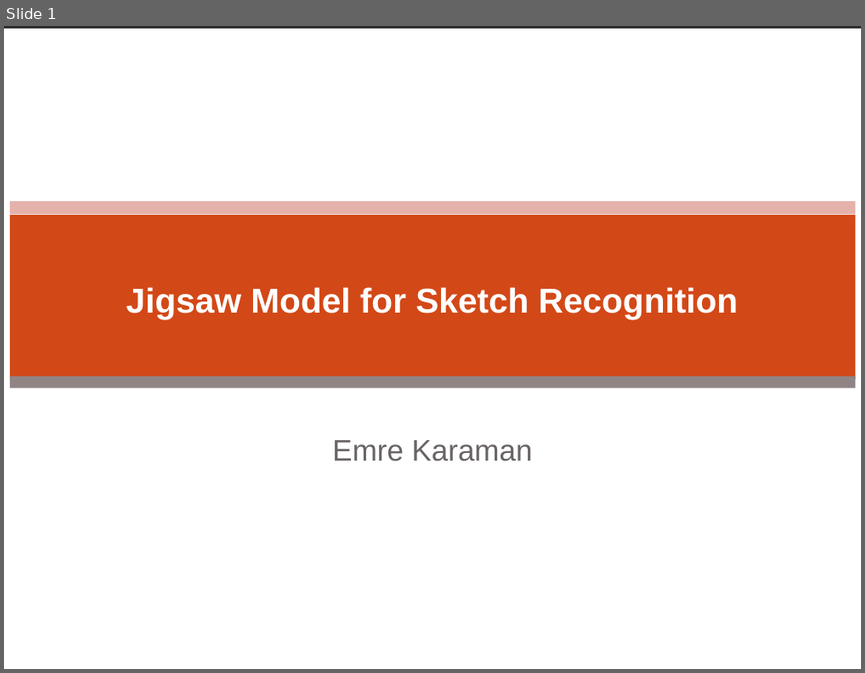
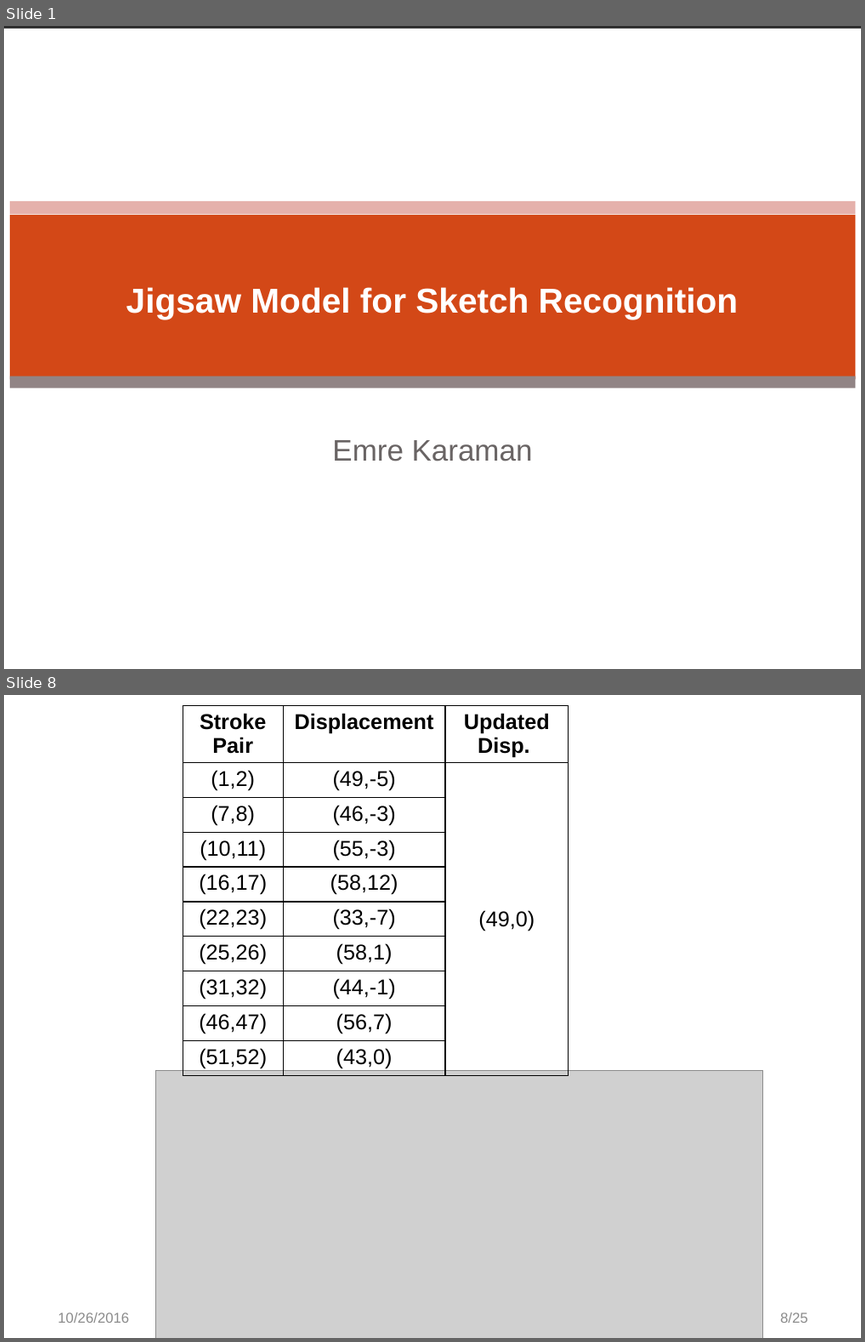
Before and after one commit to ekaraman/Research, a slide deck: jigsawSketch/Jigsaw_161026.pptx. Shown one above the other, each under a label of ours: slide 1 before the commit, slides 1 and 8 after it; the slides between them are not shown. The pictures are 865x673 and 865x1342 pixels, drawn with LibreOffice and Linux fonts; fonts in the diff are those of the drawing; grey boxes stand for pictures; background and template pictures are left out; a plain dark background stands for a picture behind light text. Boxes give left, top, right and bottom in pixels: in the first picture for what was removed or moved away, otherwise in the second. Text is boxed around its words. In the diff, an @@ line names an element or a change of style, - is before the commit and + after.

```diff
--- a/jigsawSketch/Jigsaw_161026.pptx
+++ b/jigsawSketch/Jigsaw_161026.pptx
@@ slide 8 added at bbox=[4, 695, 861, 1338], background #FFFFFF @@
@@ table added at bbox=[183, 706, 568, 1079], 10 rows, 3 columns @@
+Stroke Pair | Displacement | Updated / Disp.
+(1,2) | (49,-5) | (49,0)
+(7,8) | (46,-3) | 
+(10,11) | (55,-3) | 
+(16,17) | (58,12) | 
+(22,23) | (33,-7) | 
+(25,26) | (58,1) | 
+(31,32) | (44,-1) | 
+(46,47) | (56,7) | 
+(51,52) | (43,0) | 
@@ picture added at bbox=[155, 1071, 763, 1338] @@
@@ text added at bbox=[58, 1312, 129, 1322], 12 pt, text #8C8C8C @@
+10/26/2016
@@ page number added at bbox=[780, 1312, 808, 1322], 12 pt, text #8C8C8C @@
+8/25
```
Also in this commit, not shown: 6 slides changed, 3 other slides added, 24 slides removed.
